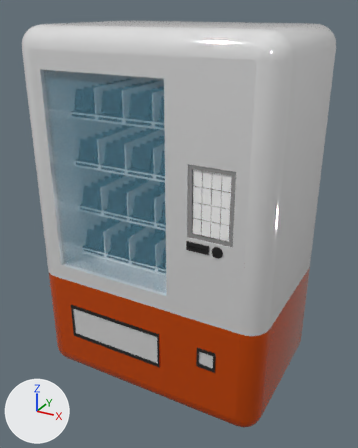
One commit to the glTF model public/vending_machine.glb: the scene before it, then after it.
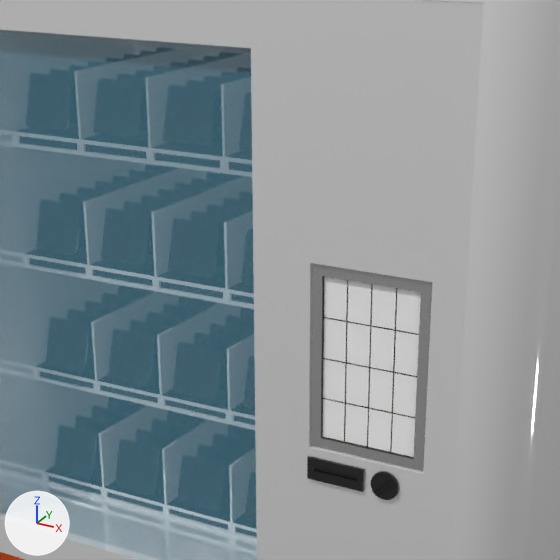
There are two pictures of each version: one whole from a 50 mm camera at (1.161, -2.128, 0.988) aimed at (0.007, -0.03, -0.061), one close up on the part from 18% to 80% of the width and 13% to 63% of the height. Arrows for +X, +Y and +Z are at lower left; the lights stay in place. Where no turn or scale is listed for an object, it has been applied to the vertices.

Names of what the first close-up shows: 'Cube_Bevel', 'Screen.001', 'Screen.002', 'Screen.003', 'Screen.004', 'Screen.005', 'Screen.006', 'Screen.007', 'Screen.008', 'Screen.009', 'Screen.010', 'Screen.011', 'Screen.012', 'Screen.013', 'Screen.014', 'Screen.015', 'Screen.016'.
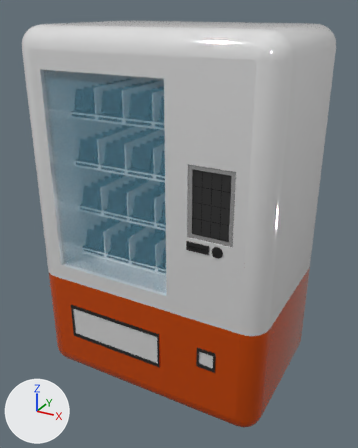
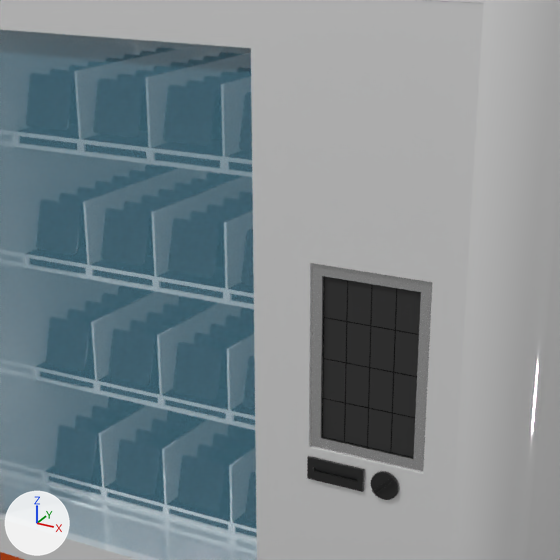
What differs and where, as boxes (x1, y1, x2, y2) in the close-ups (560 x 560 px):
'Screen.003', recoloured (white to black): (371, 284, 397, 330) in both
'Screen.007', recoloured (white to black): (370, 326, 395, 372) in both
'Screen.004', recoloured (white to black): (395, 288, 421, 334) in both
'Screen.002', recoloured (white to black): (347, 280, 372, 326) in both
'Screen.008', recoloured (white to black): (394, 330, 419, 377) in both
'Screen.006', recoloured (white to black): (346, 322, 371, 367) in both
'Screen.011', recoloured (white to black): (369, 368, 394, 413) in both
'Screen.001', recoloured (white to black): (323, 276, 348, 322) in both
'Screen.005', recoloured (white to black): (323, 317, 347, 363) in both
'Screen.012', recoloured (white to black): (392, 372, 417, 418) in both
'Screen.010', recoloured (white to black): (345, 363, 370, 408) in both
'Screen.015', recoloured (white to black): (367, 408, 392, 453) in both
'Screen.009', recoloured (white to black): (322, 358, 346, 403) in both
'Screen.016', recoloured (white to black): (391, 413, 415, 458) in both
'Screen.014', recoloured (white to black): (345, 403, 369, 447) in both
'Screen.013', recoloured (white to black): (322, 398, 345, 442) in both

The change in detail:
Material 'Screen' (mat_screen) changes colour from white #ffffff to black #2e2e2e; in linear values from (1.0, 1.0, 1.0) to (0.0277, 0.0277, 0.0277).
